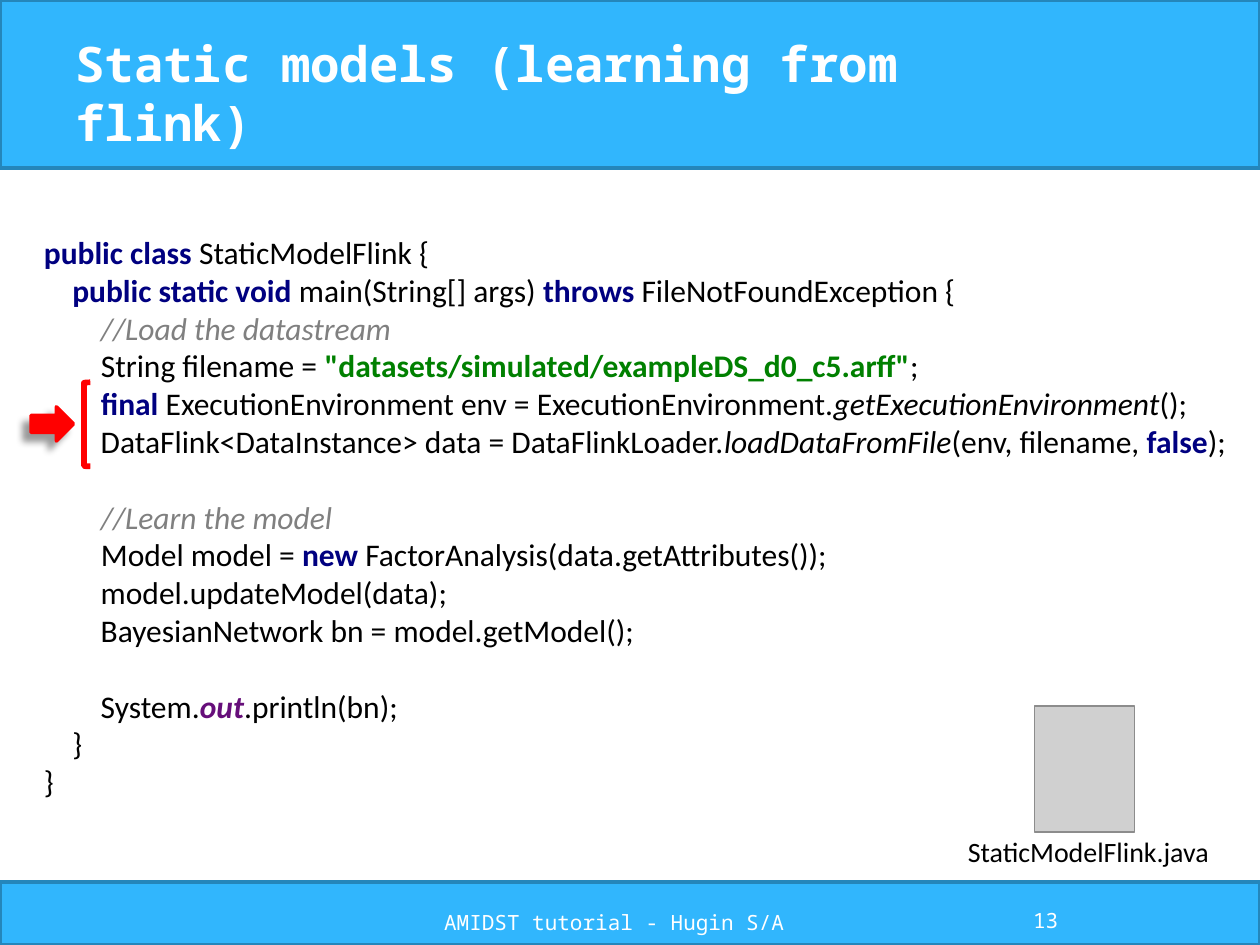
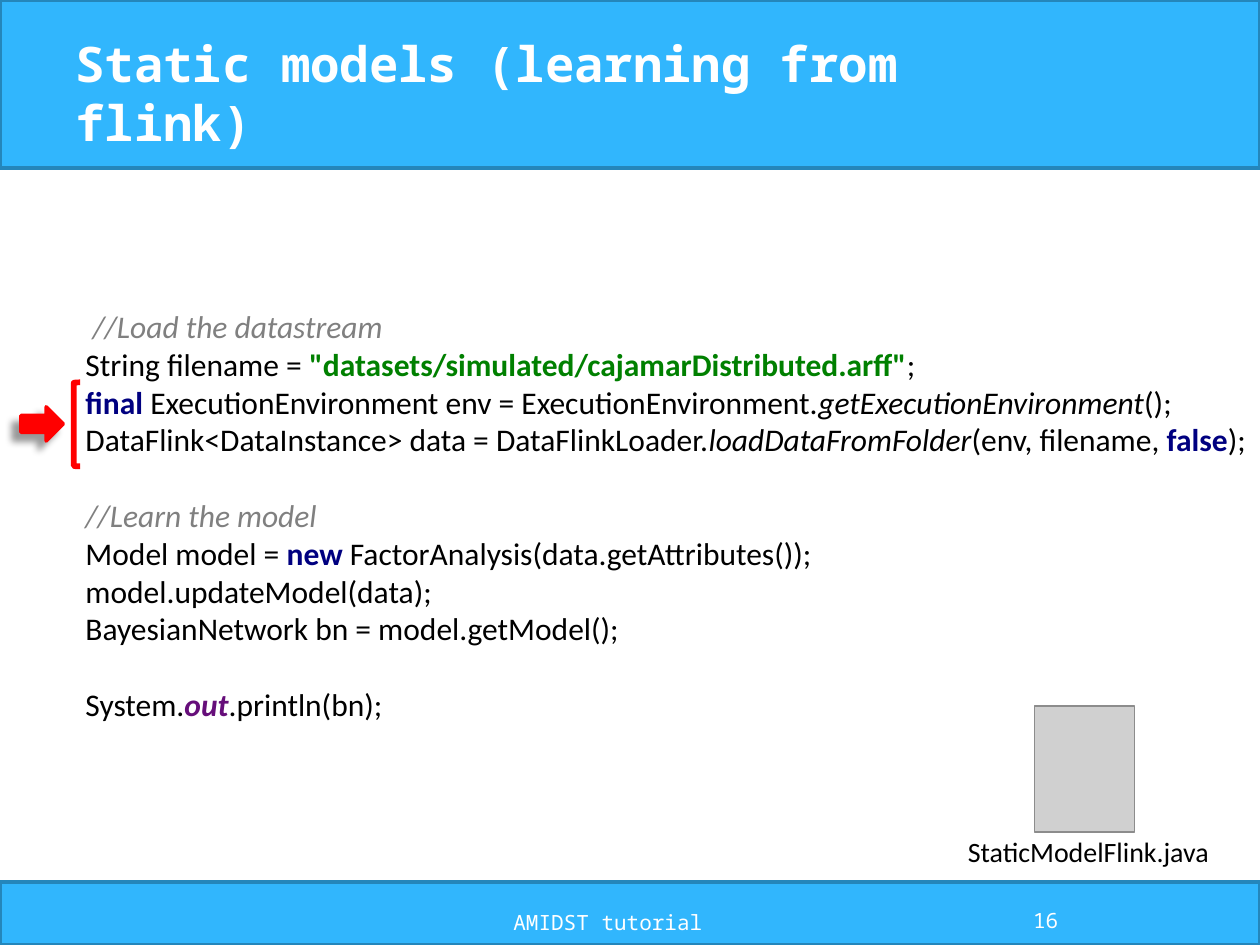
Before and after one commit to amidst/tutorial, a slide deck: slide 16 of doc/slides/AMIDST_slides.pptx (slide 13 before the commit). Drawn at 1260x945 pixels with LibreOffice and Linux fonts; fonts in the diff are those of the drawing; grey boxes stand for pictures; background and template pictures are left out. Boxes give left, top, right and bottom in pixels: in the first picture for what was removed or moved away, otherwise in the second. Text is boxed around its words. In the diff, an @@ line names an element or a change of style, - is before the commit and + after.

Commit message:
updated slides

```diff
--- a/doc/slides/AMIDST_slides.pptx
+++ b/doc/slides/AMIDST_slides.pptx
@@ text at bbox=[85, 316, 1246, 721]: text changed @@
-public class StaticModelFlink {
-public static void main(String[] args) throws FileNotFoundException {
-//Load the datastream
-String filename = "datasets/simulated/exampleDS_d0_c5.arff";
-final ExecutionEnvironment env = ExecutionEnvironment.getExecutionEnvironment();
-DataFlink<DataInstance> data = DataFlinkLoader.loadDataFromFile(env, filename, false);
-//Learn the model
-Model model = new FactorAnalysis(data.getAttributes());
-model.updateModel(data);
-BayesianNetwork bn = model.getModel();
-System.out.println(bn);
-}
-}
+//Load the datastream
+String filename = "datasets/simulated/cajamarDistributed.arff";
+final ExecutionEnvironment env = ExecutionEnvironment.getExecutionEnvironment();
+DataFlink<DataInstance> data = DataFlinkLoader.loadDataFromFolder(env, filename, false);
+//Learn the model
+Model model = new FactorAnalysis(data.getAttributes());
+model.updateModel(data);
+BayesianNetwork bn = model.getModel();
+System.out.println(bn);
@@ left bracket: place and size @@
-left bracket at bbox=[84, 382, 91, 466]
+left bracket at bbox=[74, 382, 81, 466]
@@ right arrow: place and size @@
-right arrow at bbox=[32, 407, 74, 441]
+right arrow at bbox=[21, 407, 64, 441]
@@ text at bbox=[513, 914, 703, 930]: text changed @@
-AMIDST tutorial - Hugin S/A
+AMIDST tutorial
@@ page number at bbox=[1033, 913, 1058, 928]: text changed @@
-13
+16
```
Also in this commit, not shown: 30 other slides changed, 1 slide added, 23 other files.
